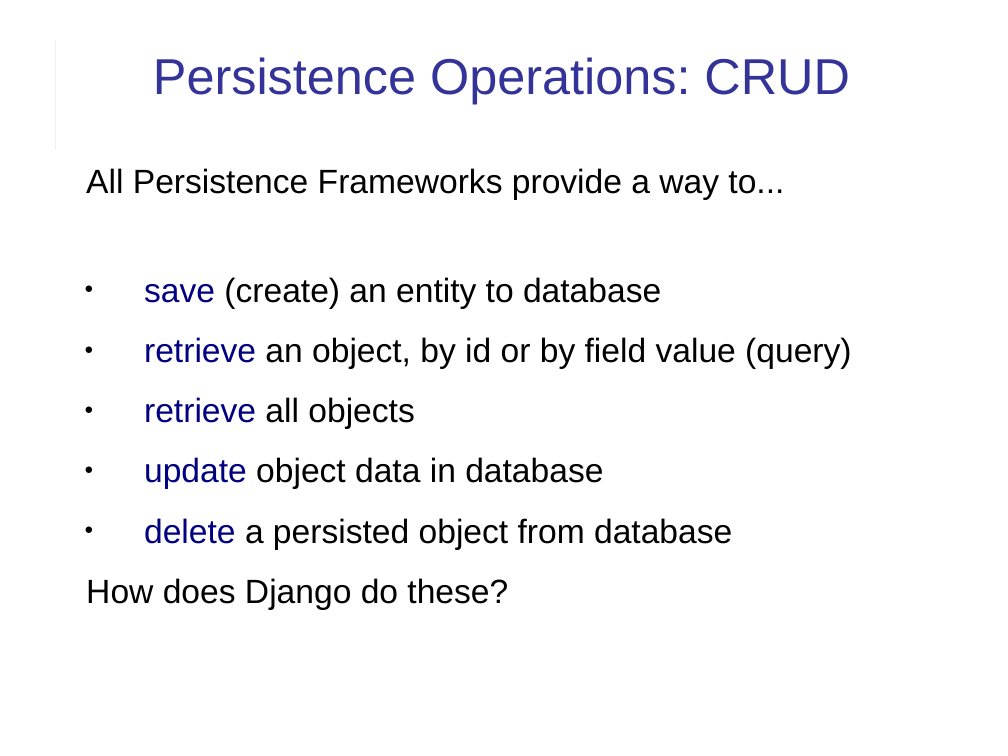
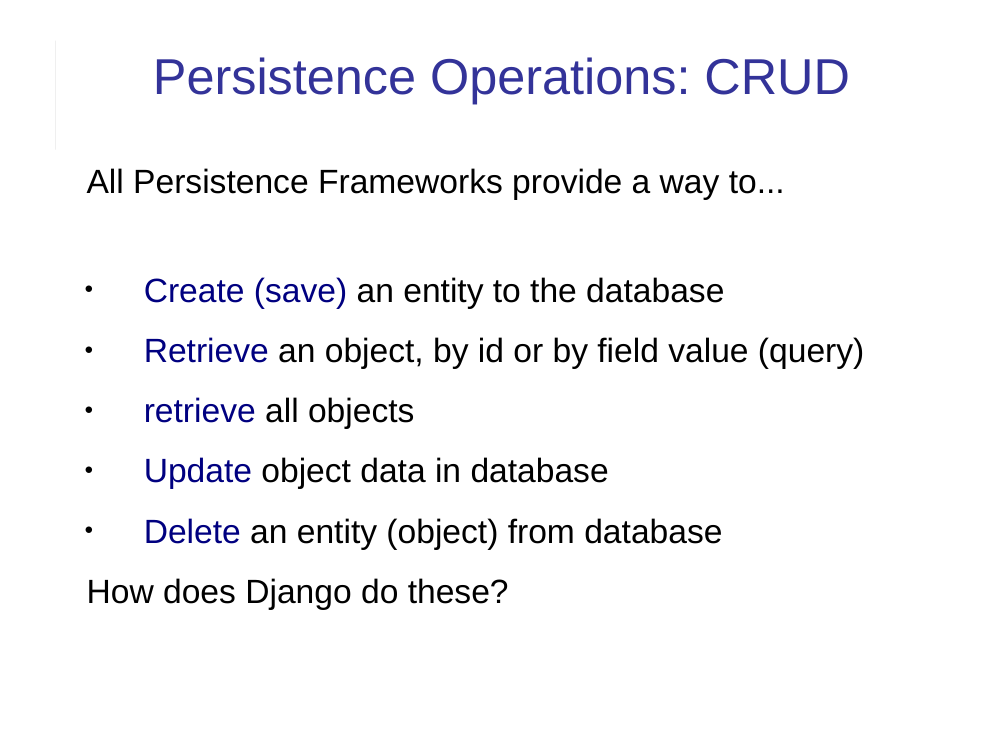
Before and after one commit to cpske/ISP, a slide deck: slide 27 of django/Django-review-1.ppt. Drawn at 1008x756 pixels with LibreOffice and Linux fonts; fonts in the diff are those of the drawing. Boxes give left, top, right and bottom in pixels: in the first picture for what was removed or moved away, otherwise in the second. Text is boxed around its words. In the diff, an @@ line names an element or a change of style, - is before the commit and + after.

```diff
--- a/django/Django-review-1.ppt
+++ b/django/Django-review-1.ppt
@@ text at [87,168,785,610]: indent changed @@
@@ text at [144,277,864,369]: text changed @@
-● save (create) an entity to database
-● retrieve an object, by id or by field value (query)
+● Create (save) an entity to the database
+● Retrieve an object, by id or by field value (query)
@@ text at [144,457,722,550]: text changed @@
-● update object data in database
-● delete a persisted object from database
+● Update object data in database
+● Delete an entity (object) from database
```
Also in this commit, not shown: 17 other slides changed, 6 slides added, 2 slides removed, 4 other files.
